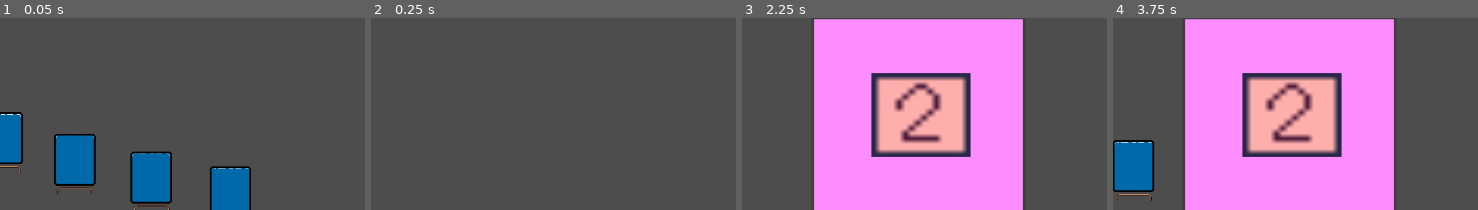
Above: before the commit, frames 1-4 (left to right).
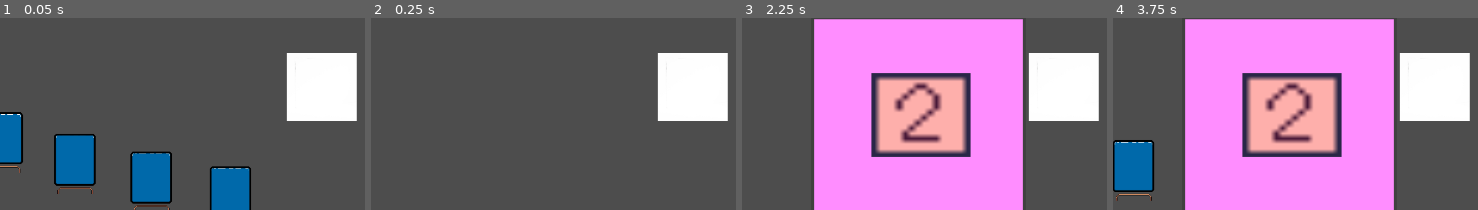
Above: after the commit, the same moments.

Repository: zewezz/1.5
Game: Godot game, scene res://scene/main.tscn
The game is run twice, just before and just after one commit, with the same random seed, the same clock (stepped at 60 frames per second) and the same inputs.
Inputs (mouse positions are % of the whole screen's width and height, from its top left):
- Up to frame 1 (0.05 s): no input
- Up to frame 2 (0.25 s): no input
- Up to frame 3 (2.25 s): tap Enter at 0.5 s; drag from (75, 89) to (41, 89) at 0.52 s; drag from (64, 89) to (29, 89) at 1.27 s; move the mouse to (52, 89) at 2.02 s; hold K (Roll) from 2.03 s (still down); click (52, 89) at 2.17 s
- Up to frame 4 (3.75 s): release K (Roll) at 2.75 s; drag from (41, 89) to (5, 12) at 2.77 s; drag from (35, 89) to (5, 12) at 3.52 s
The pictures show only the part of the screen within x 22-72%, y 24-74%; the shares and areas given below are measured in that part.

The runs differ from the first frame. In frame 1, 6.8% of the frame differs, in the area x 78-98%, y 18-54%; in frame 2, 6.8%; in frame 3, 6.8%; in frame 4, 6.8%.

Commit message:
BUGGG- trying to add UI

Diff:
--- /dev/null
+++ b/alert.gd
@@ -0,0 +1,22 @@
+extends Node2D
+signal open_screen
+
+# Called when the node enters the scene tree for the first time.
+func _ready() -> void:
+	pass # Replace with function body.
+
+
+# Called every frame. 'delta' is the elapsed time since the previous frame.
+func _process(delta):
+	pass
+
+func change_cursor_hand():
+	self.scale = Vector2(1.05,1.05)
+
+func change_cursor_back():
+	self.scale = Vector2(1,1)
+
+func open_select_screen(viewport, event, shape_idx):
+	if event is InputEventMouseButton and event.button_index == MOUSE_BUTTON_LEFT:
+		emit_signal("open_screen")
+		print("emit COMPLETE")
--- /dev/null
+++ b/scene/alert.tscn
@@ -0,0 +1,27 @@
+[gd_scene load_steps=4 format=3 uid="uid://d0p8a8djin46q"]
+
+[ext_resource type="Script" uid="uid://dt8s0f4etv1gt" path="res://alert.gd" id="1_ses4w"]
+[ext_resource type="Texture2D" uid="uid://bnda8omo57kd4" path="res://asset/white2x2.jpg" id="2_t22ld"]
+
+[sub_resource type="RectangleShape2D" id="RectangleShape2D_657vb"]
+size = Vector2(572, 594)
+
+[node name="Alert" type="Node2D"]
+script = ExtResource("1_ses4w")
+
+[node name="Sprite2D" type="Sprite2D" parent="."]
+position = Vector2(-0.99998474, -1.5258789e-05)
+scale = Vector2(0.22635135, 0.22162162)
+texture = ExtResource("2_t22ld")
+
+[node name="Area2D" type="Area2D" parent="Sprite2D"]
+position = Vector2(3.86087, -8.809525)
+scale = Vector2(1.2869565, 1.2585034)
+
+[node name="CollisionShape2D" type="CollisionShape2D" parent="Sprite2D/Area2D"]
+position = Vector2(0.4328003, 7.000061)
+shape = SubResource("RectangleShape2D_657vb")
+
+[connection signal="input_event" from="Sprite2D/Area2D" to="." method="open_select_screen"]
+[connection signal="mouse_entered" from="Sprite2D/Area2D" to="." method="change_cursor_hand"]
+[connection signal="mouse_exited" from="Sprite2D/Area2D" to="." method="change_cursor_back"]
--- a/scene/card.tscn
+++ b/scene/card.tscn
@@ -1,7 +1,7 @@
 [gd_scene load_steps=8 format=3 uid="uid://u1w3kf6vsk5p"]
 
 [ext_resource type="Texture2D" uid="uid://djs46ncijvxwx" path="res://asset/pixelCardAssest_V01.png" id="1_kikvd"]
-[ext_resource type="Script" uid="uid://drtvol60bgoi2" path="res://Card.gd" id="1_rjlel"]
+[ext_resource type="Script" uid="uid://drtvol60bgoi2" path="res://script/Card.gd" id="1_rjlel"]
 [ext_resource type="Texture2D" uid="uid://bnda8omo57kd4" path="res://asset/white2x2.jpg" id="3_lu544"]
 
 [sub_resource type="RectangleShape2D" id="RectangleShape2D_whoah"]
--- a/scene/dice.gd
+++ b/scene/dice.gd
@@ -15,6 +15,7 @@
 	print("Final Dice Roll: ", random_value)
 	dice_roll.play(str(random_value))
 
+
 func _on_window_close_request():
 	popup.hide()
 
@@ -25,5 +26,5 @@
 		dice_roll.play("wait_dice")
 		await get_tree().create_timer(1.0).timeout
 		set_dice_result()
-		await get_tree().create_timer(1.0).timeout
+		await get_tree().create_timer(2.0).timeout
 		popup.hide()
--- a/scene/main.tscn
+++ b/scene/main.tscn
@@ -1,14 +1,16 @@
-[gd_scene load_steps=11 format=3 uid="uid://cow7pbn237uhk"]
+[gd_scene load_steps=13 format=3 uid="uid://cow7pbn237uhk"]
 
 [ext_resource type="Script" uid="uid://bnldlq3qacmg0" path="res://scene/game_manager.gd" id="1_brvut"]
 [ext_resource type="Script" uid="uid://dl3hlph1bh3si" path="res://card_manager.gd" id="1_wp4xf"]
 [ext_resource type="PackedScene" uid="uid://c51k1m707qj1b" path="res://scene/mission_point.tscn" id="2_brvut"]
-[ext_resource type="Script" uid="uid://cixwiq367t5l6" path="res://player_hand.gd" id="3_0ha60"]
+[ext_resource type="Script" uid="uid://cixwiq367t5l6" path="res://script/player_hand.gd" id="3_0ha60"]
 [ext_resource type="Script" uid="uid://dkeo3bie5n4fb" path="res://scene/dice.gd" id="5_b5f6u"]
 [ext_resource type="Texture2D" uid="uid://bk76nkw4w6bvb" path="res://asset/Dice/1.png" id="6_tqoya"]
 [ext_resource type="Texture2D" uid="uid://l8x0bnc4et0" path="res://asset/Dice/2.png" id="7_k65ib"]
 [ext_resource type="Texture2D" uid="uid://bhstydw0m7shj" path="res://asset/Dice/3.png" id="8_wscrc"]
 [ext_resource type="Texture2D" uid="uid://b5pxvr4umi0ox" path="res://asset/Dice/4.png" id="9_mswub"]
+[ext_resource type="PackedScene" uid="uid://d0p8a8djin46q" path="res://scene/alert.tscn" id="10_tqoya"]
+[ext_resource type="PackedScene" uid="uid://t4i7crgi2i33" path="res://scene/select_screen.tscn" id="11_k65ib"]
 
 [sub_resource type="SpriteFrames" id="SpriteFrames_hybxs"]
 animations = [{
@@ -117,4 +119,11 @@
 animation = &"wait_dice"
 frame_progress = 0.3523923
 
+[node name="Alert" parent="." instance=ExtResource("10_tqoya")]
+position = Vector2(1310, 452)
+
+[node name="select_screen" parent="Alert" instance=ExtResource("11_k65ib")]
+visible = false
+position = Vector2(-603, 175)
+
 [connection signal="play_score" from="GameManager" to="missionPoint" method="play_com"]
--- a/scene/mission_point.tscn
+++ b/scene/mission_point.tscn
@@ -1,7 +1,7 @@
 [gd_scene load_steps=5 format=3 uid="uid://c51k1m707qj1b"]
 
 [ext_resource type="Texture2D" uid="uid://djs46ncijvxwx" path="res://asset/pixelCardAssest_V01.png" id="1_bf3fl"]
-[ext_resource type="Script" uid="uid://bi0bl7s3s6udy" path="res://mission_point.gd" id="1_ixdxk"]
+[ext_resource type="Script" uid="uid://bi0bl7s3s6udy" path="res://script/mission_point.gd" id="1_ixdxk"]
 [ext_resource type="AudioStream" uid="uid://0uop7py3rh22" path="res://asset/sound/coin.wav" id="3_ke5v7"]
 
 [sub_resource type="RectangleShape2D" id="RectangleShape2D_ixdxk"]
--- /dev/null
+++ b/scene/select_screen.gd
@@ -0,0 +1,17 @@
+extends Node2D
+@onready var alert: Node2D = $".."
+
+
+# Called when the node enters the scene tree for the first time.
+func _ready() -> void:
+	pass # Replace with function body.
+
+
+# Called every frame. 'delta' is the elapsed time since the previous frame.
+func _process(delta) -> void:
+	pass
+
+
+func _on_alert_open_screen() -> void:
+	self.visible = true
+	print("signal recieve")
--- /dev/null
+++ b/scene/select_screen.tscn
@@ -0,0 +1,31 @@
+[gd_scene load_steps=3 format=3 uid="uid://t4i7crgi2i33"]
+
+[ext_resource type="Texture2D" uid="uid://bt1c53m0tygga" path="res://asset/Ghost_moodboard.jpg" id="1_7m2k7"]
+[ext_resource type="Script" uid="uid://c5kldylofjj4m" path="res://scene/select_screen.gd" id="1_yt705"]
+
+[node name="select_screen" type="Node2D"]
+light_mask = 4
+visibility_layer = 4
+z_index = 3
+script = ExtResource("1_yt705")
+
+[node name="TextureRect" type="TextureRect" parent="."]
+offset_left = -472.0
+offset_top = -266.0
+offset_right = 488.0
+offset_bottom = 274.0
+texture = ExtResource("1_7m2k7")
+
+[node name="Headline" type="Label" parent="TextureRect"]
+layout_mode = 1
+offset_left = 27.0
+offset_top = 39.0
+offset_right = 315.0
+offset_bottom = 139.0
+
+[node name="description" type="Label" parent="TextureRect"]
+layout_mode = 0
+offset_left = 31.0
+offset_top = 165.0
+offset_right = 312.0
+offset_bottom = 476.0
--- a/Card.gd
+++ b/script/Card.gd
@@ -3,7 +3,7 @@
 signal hovered
 signal hovered_off
 
-var inhand_pos
+var inhand_pos: Vector2
 # Called when the node enters the scene tree for the first time.
 func _ready() -> void:
 	# all cards must be the child of the cardmanager!!!
Not shown, added: alert.gd.uid
Binary file added: asset/Ghost_moodboard.jpg
Not shown, added: asset/Ghost_moodboard.jpg.import
Binary file added: asset/UI/01_Flat_Theme/Aseprite/UI_Flat.aseprite
Binary file added: asset/UI/01_Flat_Theme/Aseprite/UI_FlatAnimated.aseprite
Binary file added: asset/UI/01_Flat_Theme/Sprites/UI_Flat_Banner01a.png
Not shown, added: asset/UI/01_Flat_Theme/Sprites/UI_Flat_Banner01a.png.import
Binary file added: asset/UI/01_Flat_Theme/Sprites/UI_Flat_Banner02a.png
Not shown, added: asset/UI/01_Flat_Theme/Sprites/UI_Flat_Banner02a.png.import
Binary file added: asset/UI/01_Flat_Theme/Sprites/UI_Flat_Banner03a.png
Not shown, added: asset/UI/01_Flat_Theme/Sprites/UI_Flat_Banner03a.png.import
Binary file added: asset/UI/01_Flat_Theme/Sprites/UI_Flat_Banner04a.png
(and 201 more such lines)
